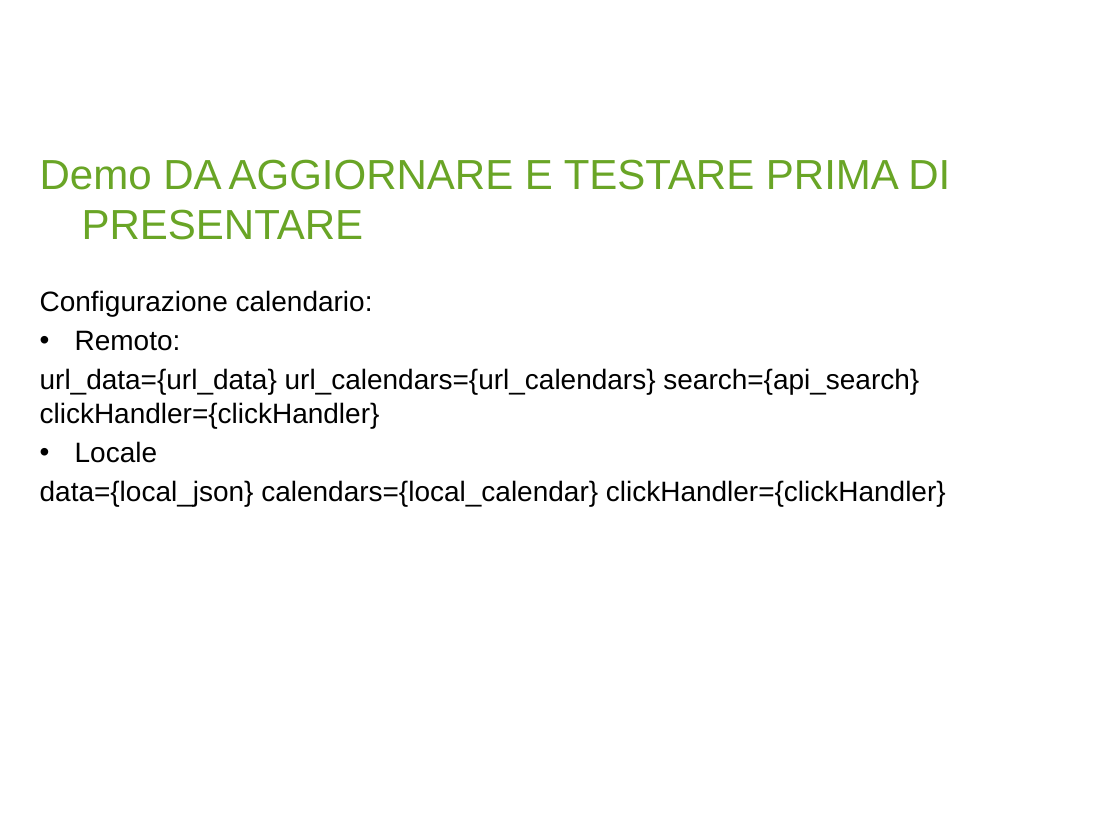
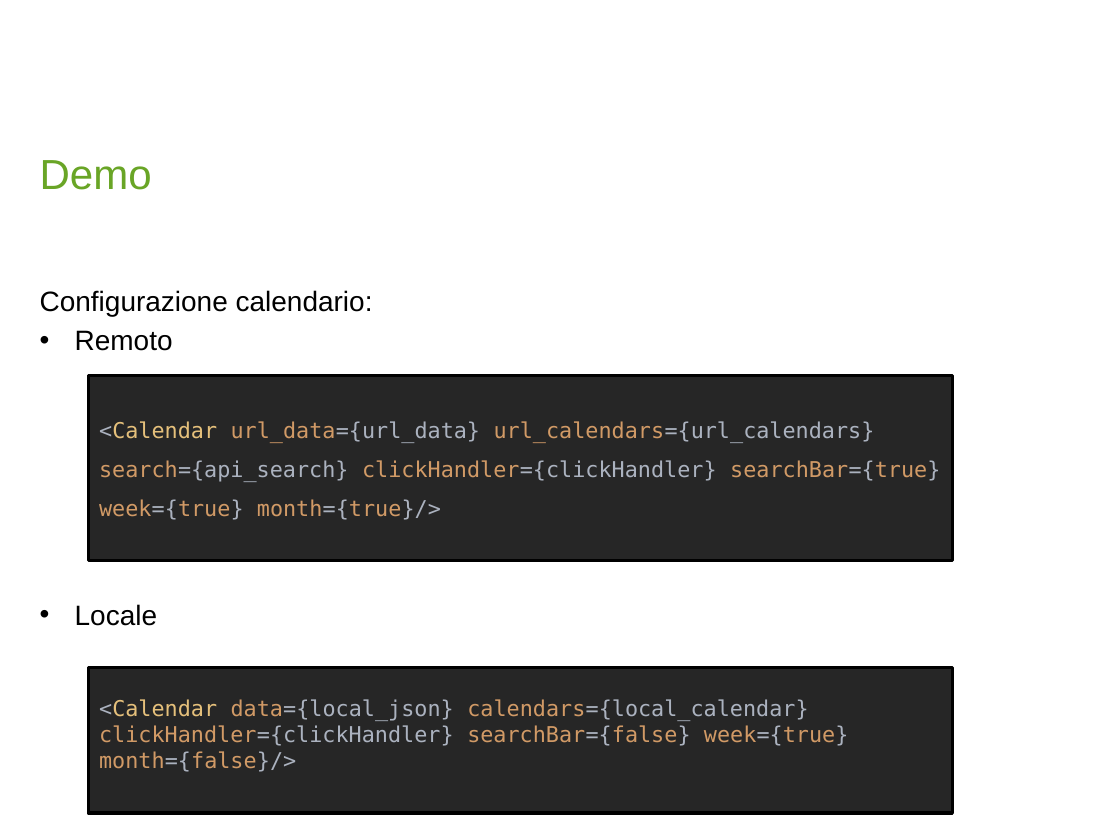
Before and after one commit to AndreaBForce/ReactCalendarComponent, a slide deck: slide 8 of Gr01_React_MorandaRiccardi.pptx. Drawn at 1120x840 pixels with LibreOffice and Linux fonts; fonts in the diff are those of the drawing; background and template pictures are left out. Boxes give left, top, right and bottom in pixels: in the first picture for what was removed or moved away, otherwise in the second. Text is boxed around its words. In the diff, an @@ line names an element or a change of style, - is before the commit and + after.

```diff
--- a/Gr01_React_MorandaRiccardi.pptx
+++ b/Gr01_React_MorandaRiccardi.pptx
@@ text at box(40, 160, 152, 190): text changed @@
-Demo DA AGGIORNARE E TESTARE PRIMA DI PRESENTARE
+Demo
@@ text at box(75, 330, 173, 351): text changed @@
-• Remoto:
-url_data={url_data} url_calendars={url_calendars} search={api_search} clickHandler={clickHandler}
+• Remoto
@@ rectangle added at box(88, 376, 953, 561), fill #262626, outline #000000 2 pt, 14 pt, text #D19A66 @@
+<Calendar url_data={url_data} url_calendars={url_calendars} search={api_search} clickHandler={clickHandler} searchBar={true} week={true} month={true}/>
@@ text at box(40, 480, 946, 507): paragraph removed @@
-data={local_json} calendars={local_calendar} clickHandler={clickHandler}
@@ rectangle added at box(88, 668, 953, 813), fill #262626, outline #000000 2 pt, 14 pt, text #ABB2BF @@
+<Calendar data={local_json} calendars={local_calendar} clickHandler={clickHandler} searchBar={false} week={true} month={false}/>
```
Also in this commit, not shown: 1 other slide changed, 12 other files.
